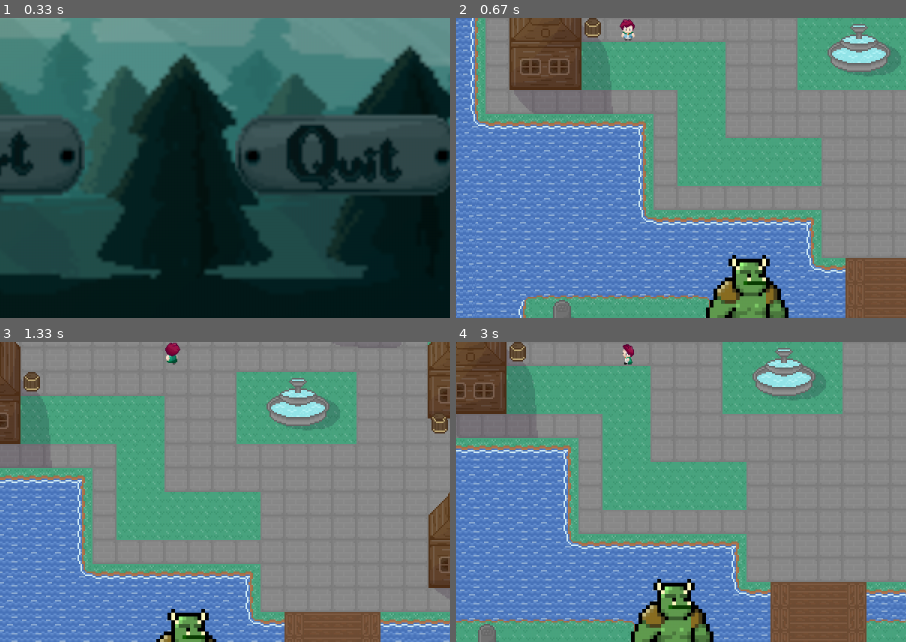
Above: before the commit, frames 1-4 (two rows, left to right).
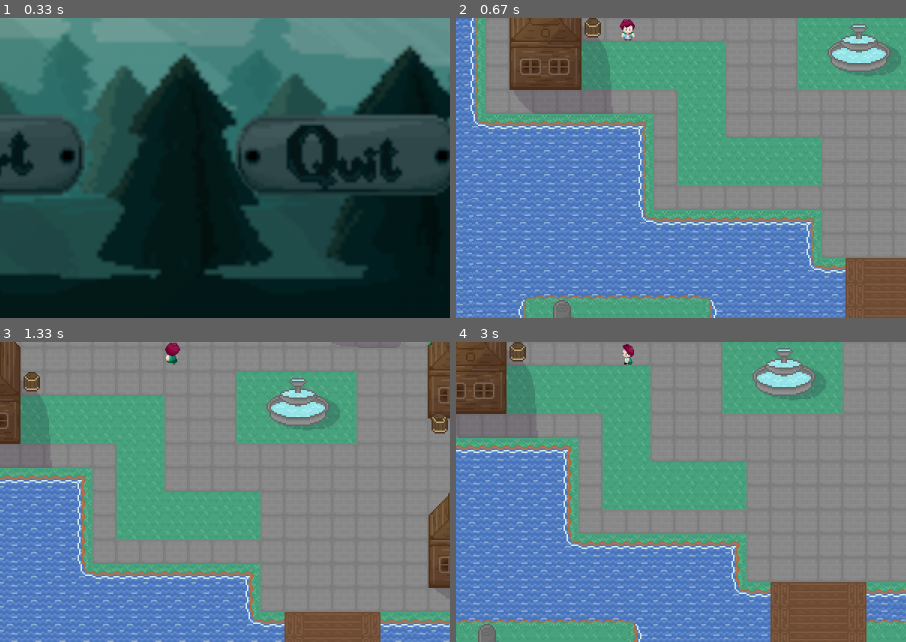
Above: after the commit, the same moments.

Repository: AGH-Narzedzia-Informatyczne-2020-2021/PyGame
Game: pygame game, started from nasza_gra/game.py
Two runs of this game, one before a commit and one after it. Both use one fixed random seed, a clock stepped at 60 frames per second and the inputs below.
Inputs (mouse positions are % of the whole screen's width and height, from its top left):
- Up to frame 1 (0.33 s): no input
- Up to frame 2 (0.67 s): click (29, 73) at 0.38 s
- Up to frame 3 (1.33 s): hold Right 0.67-1.13 s; move the mouse to (51, 56) at 0.7 s; hold Up from 1.17 s (still down)
- Up to frame 4 (3 s): release Up at 1.47 s; hold Right 1.5-1.97 s; hold Left 2-2.53 s; hold Down 2.57-2.87 s; hold Left from 2.9 s (still down)
The pictures show only the part of the screen within x 32-82%, y 50-100%; the shares and areas given below are measured in that part.

Frame 1 is identical in both runs. In frame 2, 2.6% of the frame differs, in the area x 55-74%, y 79-100%; in frame 3, 1.0%; in frame 4, 2.6%.

Commit message:
poprawione współrzędne wrogów

Diff:
--- a/nasza_gra/game.py
+++ b/nasza_gra/game.py
@@ -4,7 +4,7 @@
 from enum import Enum
 import os
 from PIL import Image
-from random import *
+
 
 pygame.init()
 pygame.mixer.init()
@@ -196,7 +196,7 @@
 
 # przeciwnik
 ENEMY_ICON = pygame.image.load(ENEMY_ICON_png)
-ENEMY_POSITIONS = [[700, 700, 100], [1500, 260, 100]]
+ENEMY_POSITIONS = [[670, 900, 100], [1650, 260, 100], [2200, 960,100]]
 global ENEMY_NUM
 
 
@@ -330,6 +330,7 @@
             ruch_mapy()
             granica_mapy()
             # WALKA
+            print(mapaX, mapaY)
         else:
             music_stop()
             fight()
